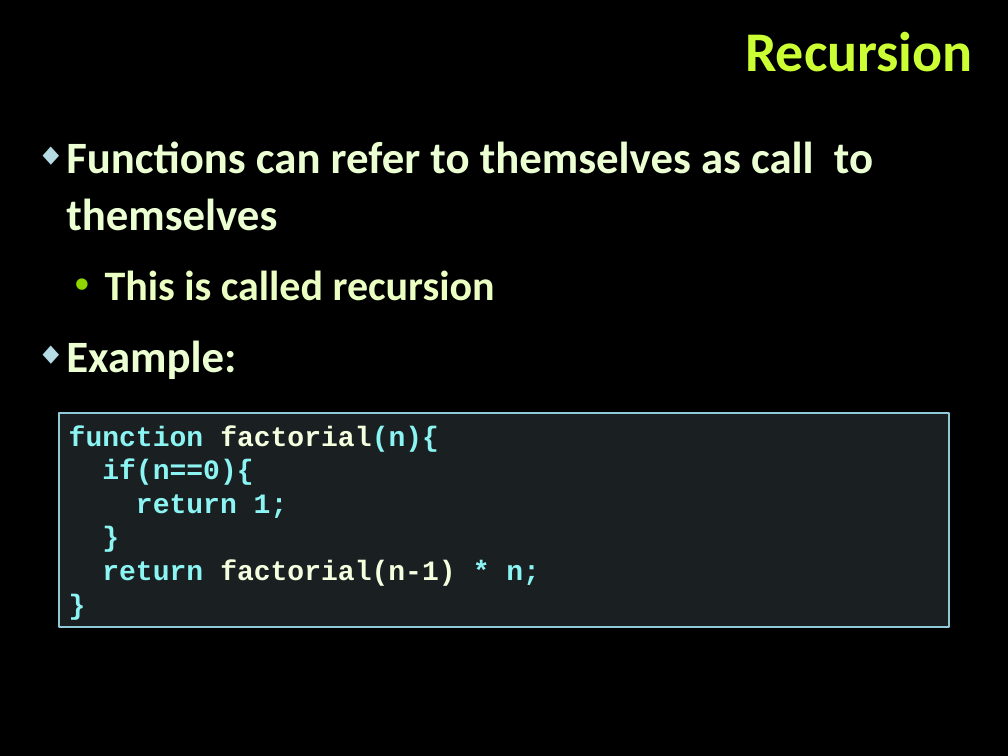
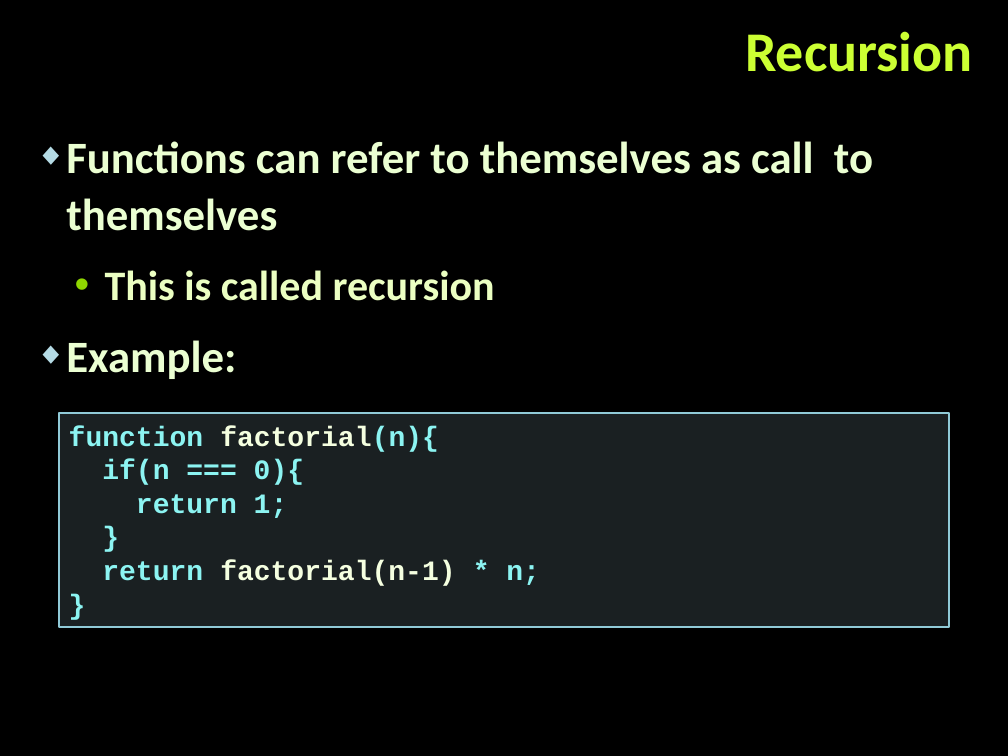
Before and after one commit to tddold/Telerik-Academy, a slide deck: slide 28 of Web Design &UI/4. JS OOP/Presentacions/Functions-and-function-expressions.pptx (slide 36 before the commit). Drawn at 1008x756 pixels with LibreOffice and Linux fonts; fonts in the diff are those of the drawing; background and template pictures are left out. Boxes give left, top, right and bottom in pixels: in the first picture for what was removed or moved away, otherwise in the second. Text is boxed around its words. In the diff, an @@ line names an element or a change of style, - is before the commit and + after.

```diff
--- a/Web Design &UI/4. JS OOP/Presentacions/Functions-and-function-expressions.pptx
+++ b/Web Design &UI/4. JS OOP/Presentacions/Functions-and-function-expressions.pptx
@@ text in rectangle at bbox=[102, 459, 304, 485]: text changed @@
-if(n==0){
+if(n === 0){
```
Also in this commit, not shown: 13 other slides changed, 3 slides added, 36 slides removed, 16 other files.
